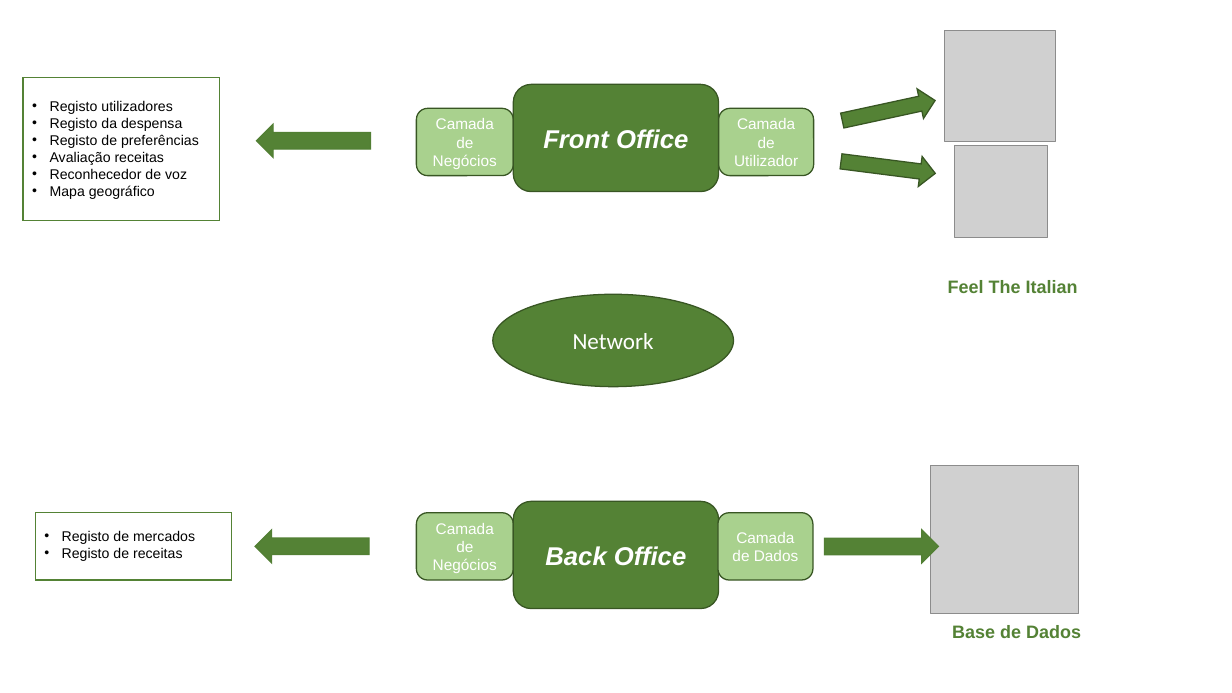
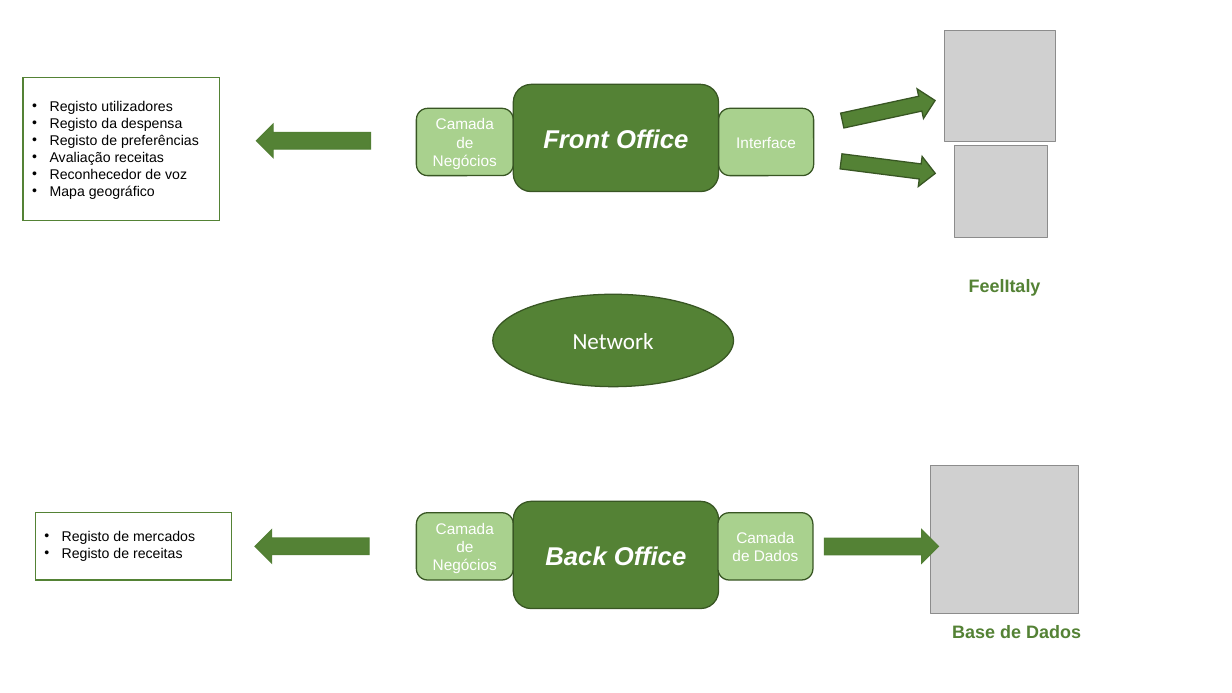
Before and after one commit to diogofbraga/MyChef, a slide deck: slide 1 of Fundamentacao/Maqueta.pptx. Drawn at 1232x693 pixels with LibreOffice and Linux fonts; fonts in the diff are those of the drawing; grey boxes stand for pictures. Boxes give left, top, right and bottom in pixels: in the first picture for what was removed or moved away, otherwise in the second. Text is boxed around its words. In the diff, an @@ line names an element or a change of style, - is before the commit and + after.

Commit message:
maqueta

```diff
--- a/Fundamentacao/Maqueta.pptx
+++ b/Fundamentacao/Maqueta.pptx
@@ text in rounded rectangle at bbox=[736, 137, 796, 148]: text changed @@
-Camada de Utilizador
+Interface
@@ text at bbox=[969, 279, 1041, 296]: text changed @@
-Feel The Italian
+FeelItaly
```
